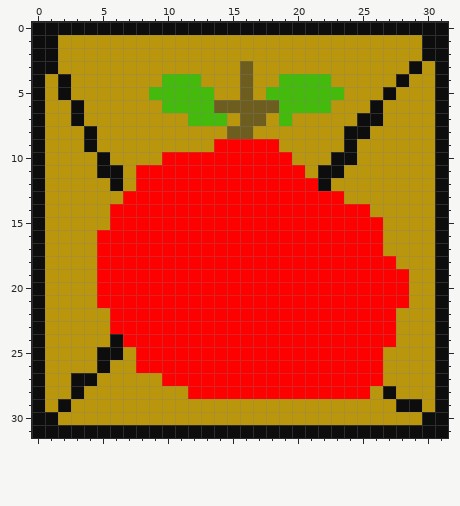
A pixel-art sprite gets an edit: Assets/_Art/box.png. That is the earlier state.
The file is 32x32 pixels.
The same view after the edit:
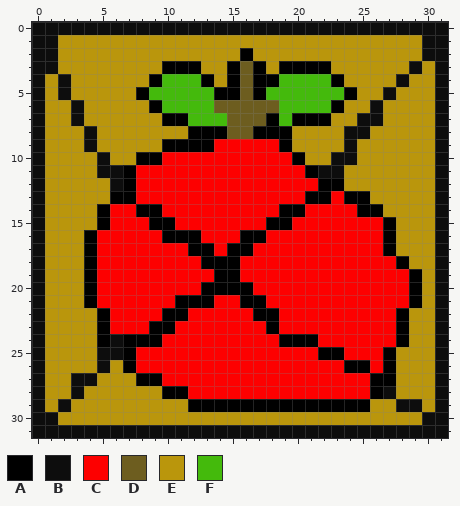
Palette (. is transparent): A #000000  B #0d0d0d  C #fd0000  D #6d5d1f  E #ba960c  F #44ba0c
Change:
y 2: x 16 E -> A
y 3: x 10..12 EEE -> AAA; x 15 E -> A; x 17 E -> A; x 19..22 EEEE -> AAAA
y 4: x 9 E -> A; x 13 E -> A; x 15 E -> A; x 17..18 EE -> AA; x 23 E -> A
y 5: x 8 E -> A; x 14..15 EE -> AA; x 17 E -> A; x 24 E -> A
y 6: x 9 E -> A; x 23 E -> A
y 7: x 10..11 EE -> AA; x 15 E -> D; x 18 E -> A; x 20..22 EEE -> AAA
y 8: x 12..14 EEE -> AAA; x 17..19 EEE -> AAA
y 9: x 10..13 EEEE -> AAAA; x 19 E -> A
y 10: x 8..9 EE -> AA; x 20 E -> A
y 11: x 7 E -> A; x 21 E -> A
y 12: x 7 E -> A; x 22..23 BE -> AA
y 13: x 6..7 EC -> AA; x 21..22 CC -> AA; x 24..25 EE -> AA
y 14: x 5 E -> A; x 8..9 CC -> AA; x 19..20 CC -> AA; x 25..26 CE -> AA
y 15: x 5 E -> A; x 9..10 CC -> AA; x 18..19 CC -> AA; x 27 E -> A
y 16: x 4 E -> A; x 10..12 CCC -> AAA; x 16..17 CC -> AA; x 27 E -> A
y 17: x 4 E -> A; x 12..13 CC -> AA; x 15..16 CC -> AA; x 27 E -> A
y 18: x 4 E -> A; x 13..15 CCC -> AAA; x 28 E -> A
y 19: x 4 E -> A; x 14..15 CC -> AA; x 29 E -> A
y 20: x 4 E -> A; x 13..16 CCCC -> AAAA; x 29 E -> A
y 21: x 4 E -> A; x 11..13 CCC -> AAA; x 16..17 CC -> AA; x 29 E -> A
y 22: x 5 E -> A; x 10..11 CC -> AA; x 17..18 CC -> AA; x 28 E -> A
y 23: x 5 E -> A; x 9..10 CC -> AA; x 18 C -> A; x 28 E -> A
y 24: x 5 E -> A; x 7..9 CCC -> AAA; x 19..21 CCC -> AAA; x 28 E -> A
y 25: x 7 E -> A; x 22..23 CC -> AA; x 27 E -> A
y 26: x 7 E -> A; x 24..25 CC -> AA; x 27 E -> A
y 27: x 8..9 EE -> AA; x 26..27 CE -> AA
y 28: x 10..11 EE -> AA; x 26 E -> A
y 29: x 12..25 EEEEEEEEEEEEEE -> AAAAAAAAAAAAAA
Boxes around the changes in both pictures, in picture pixels (x1, y1, x2, y2):
changed: (84, 48, 422, 412)
